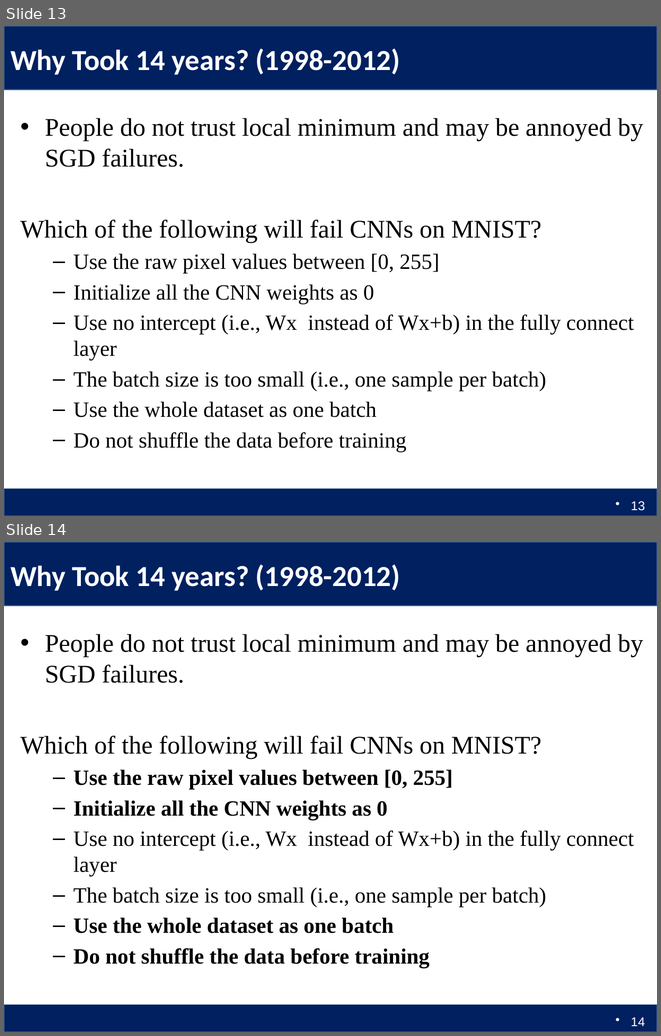
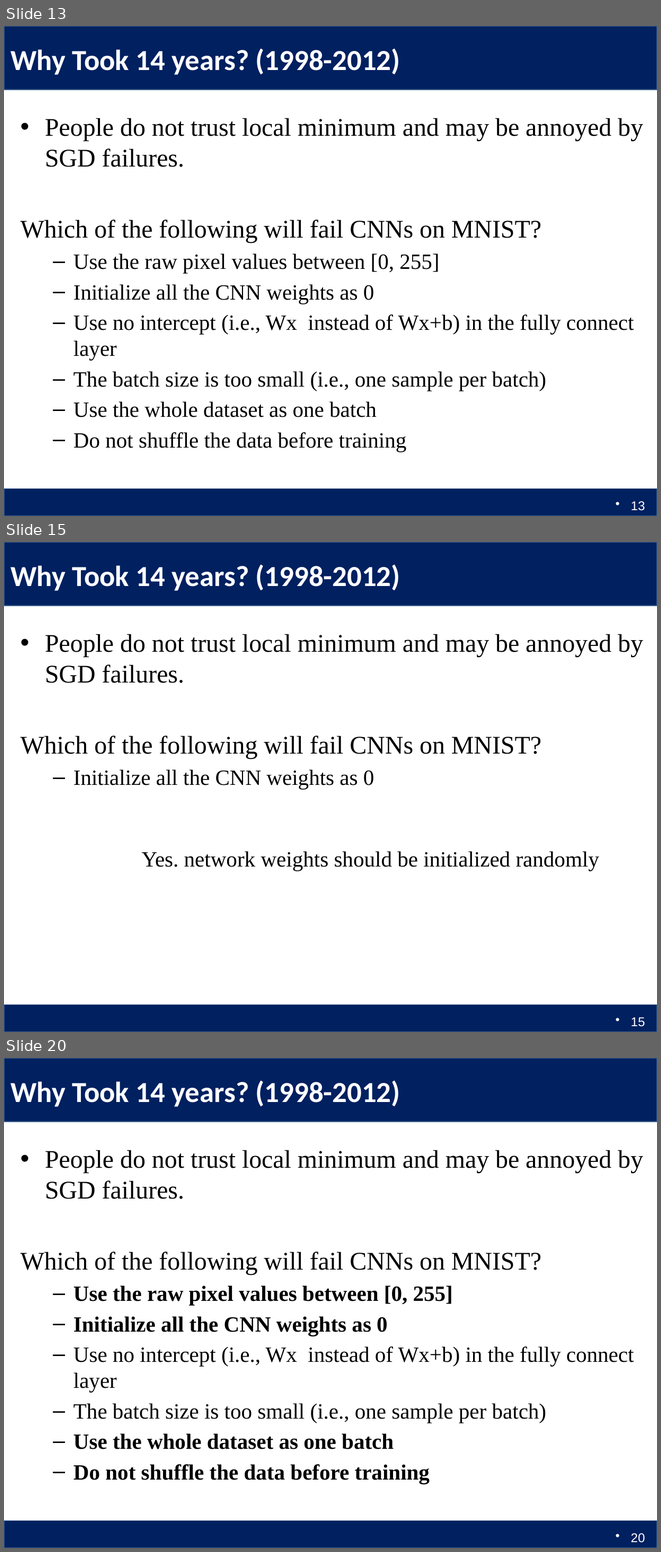
Before and after one commit to Columbia6894/Columbia6894.github.io, a slide deck: lecture/lecture5_llcao.pptx. Shown one above the other, each under a label of ours: slides 13 and 14 before the commit, slides 13, 15 and 20 after it; the slides between them are not shown. The pictures are 661x1036 and 661x1552 pixels, drawn with LibreOffice and Linux fonts; fonts in the diff are those of the drawing. Boxes give left, top, right and bottom in pixels: in the first picture for what was removed or moved away, otherwise in the second. Text is boxed around its words. In the diff, an @@ line names an element or a change of style, - is before the commit and + after.

```diff
--- a/lecture/lecture5_llcao.pptx
+++ b/lecture/lecture5_llcao.pptx
@@ slide 15 added at <box>4,542,657,1032</box>, background #FFFFFF; not listed: 2 template elements that a slide beside it also shows @@
@@ title added at <box>10,564,400,591</box>, 32 pt, text #FFFFFF, bold @@
+Why Took 14 years? (1998-2012)
@@ text added at <box>20,634,643,789</box>, 28 pt, text #000000 @@
+• People do not trust local minimum and may be annoyed by SGD failures.
+Which of the following will fail CNNs on MNIST?
+  – Initialize all the CNN weights as 0
@@ text added at <box>142,851,599,871</box>, 24 pt, text #000000 @@
+Yes. network weights should be initialized randomly
@@ page number added at <box>631,1017,645,1026</box>, 14 pt, text #FFFFFF @@
+15
@@ what was slide 14 is now slide 20 @@
@@ page number at <box>631,1533,645,1542</box>: text changed @@
-14
+20
```
Also in this commit, not shown: 2 slides changed, 6 other slides added, 2 other files.
